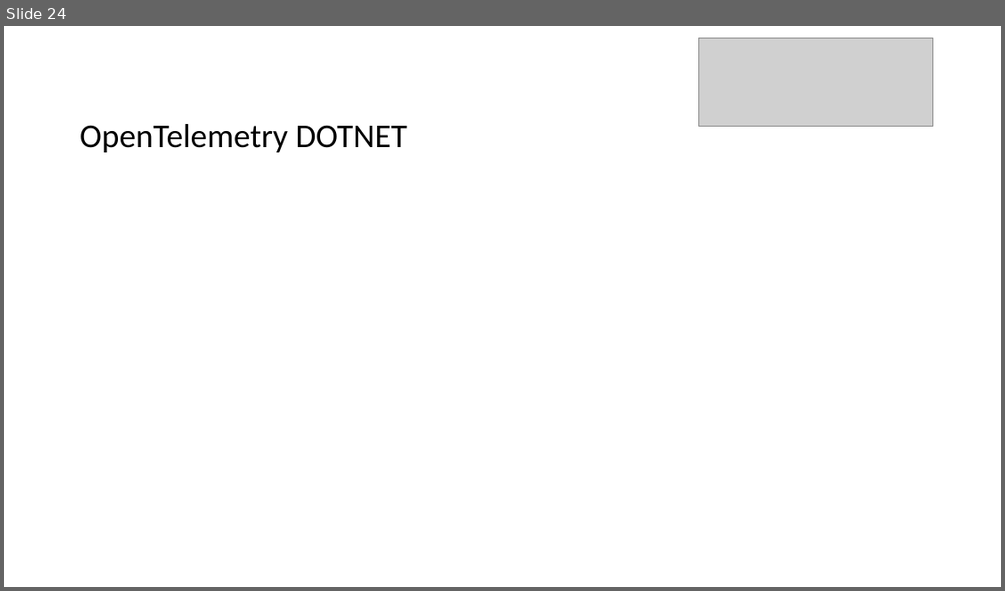
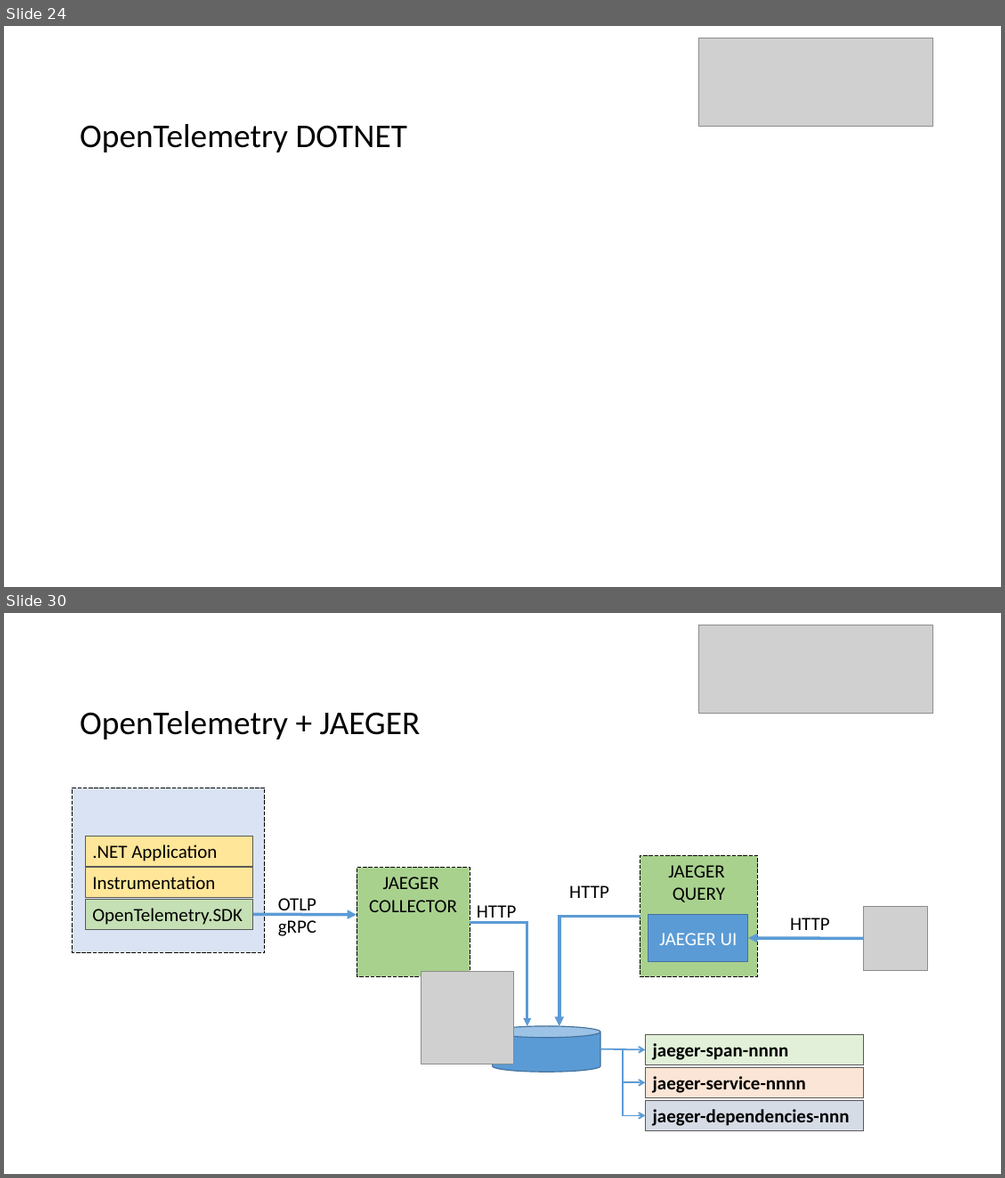
Before and after one commit to LoudThunderNET/OpenTelemetryPresentation, a slide deck: OpenTelemetry.pptx. Shown one above the other, each under a label of ours: slide 24 before the commit, slides 24 and 30 after it; the slides between them are not shown. The pictures are 1005x591 and 1005x1178 pixels, drawn with LibreOffice and Linux fonts; fonts in the diff are those of the drawing; grey boxes stand for pictures. Boxes give left, top, right and bottom in pixels: in the first picture for what was removed or moved away, otherwise in the second. Text is boxed around its words. In the diff, an @@ line names an element or a change of style, - is before the commit and + after.

```diff
--- a/OpenTelemetry.pptx
+++ b/OpenTelemetry.pptx
@@ slide 30 added at (4, 613, 1001, 1174), background #FFFFFF @@
@@ picture added at (699, 625, 932, 714) @@
@@ text added at (80, 711, 421, 739), 32 pt, text #000000 @@
+OpenTelemetry + JAEGER
@@ rectangle added at (73, 787, 265, 952), fill #DAE3F3, outline #000000 0.75 pt dashed @@
@@ rectangle added at (85, 836, 253, 867), fill #FFE699, outline #595959 0.75 pt, 18 pt, text #000000 @@
+.NET Application
@@ rectangle added at (85, 868, 253, 897), fill #FFE699, outline #595959 0.75 pt, 18 pt, text #000000 @@
+Instrumentation
@@ rectangle added at (357, 868, 469, 976), fill #A9D18E, outline #000000 0.75 pt dashed, 18 pt, text #000000 @@
+JAEGER
+COLLECTOR
@@ rectangle added at (640, 855, 758, 976), fill #A9D18E, outline #000000 0.75 pt dashed, 18 pt, text #000000 @@
+JAEGER
+QUERY
@@ rectangle added at (85, 900, 253, 929), fill #C5E0B4, outline #595959 0.75 pt, 18 pt, text #000000 @@
+OpenTelemetry.SDK
@@ text added at (278, 898, 316, 936), 18 pt, text #000000 @@
+OTLP
+gRPC
@@ text added at (477, 905, 517, 923), 18 pt, text #000000 @@
+HTTP
@@ text added at (569, 885, 609, 898), 18 pt, text #000000 @@
+HTTP
@@ picture added at (863, 906, 927, 970) @@
@@ arrow added from (253, 915) to (357, 915), #5B9BD5 3 pt @@
@@ elbow arrow added from (469, 922) to (527, 1026), #5B9BD5 2.5 pt @@
@@ elbow arrow added from (640, 916) to (559, 1026), #5B9BD5 3 pt @@
@@ rectangle added at (648, 915, 748, 962), fill #5B9BD5, outline #43739E 1 pt, 18 pt, text #FFFFFF @@
+JAEGER UI
@@ text added at (790, 917, 830, 930), 18 pt, text #000000 @@
+HTTP
@@ arrow added from (863, 938) to (748, 938), #5B9BD5 3 pt @@
@@ picture added at (421, 971, 514, 1064) @@
@@ cylinder added at (493, 1026, 600, 1071), fill #5B9BD5, outline #43739E 1 pt @@
@@ rectangle added at (646, 1035, 864, 1064), fill #E2F0D9, outline #595959 0.75 pt, 18 pt, text #000000, bold @@
+jaeger-span-nnnn
@@ elbow arrow added from (600, 1049) to (646, 1116), #5B9BD5 1.5 pt @@
@@ arrow added from (600, 1049) to (646, 1050), #5B9BD5 1.5 pt @@
@@ elbow arrow added from (600, 1049) to (646, 1083), #5B9BD5 1.5 pt @@
@@ rectangle added at (646, 1068, 864, 1097), fill #FBE5D6, outline #595959 0.75 pt, 18 pt, text #000000, bold @@
+jaeger-service-nnnn
@@ rectangle added at (646, 1101, 864, 1130), fill #D6DCE5, outline #595959 0.75 pt, 18 pt, text #000000, bold @@
+jaeger-dependencies-nnn
```
Also in this commit, not shown: 4 slides changed, 14 other slides added, 1 other file.
